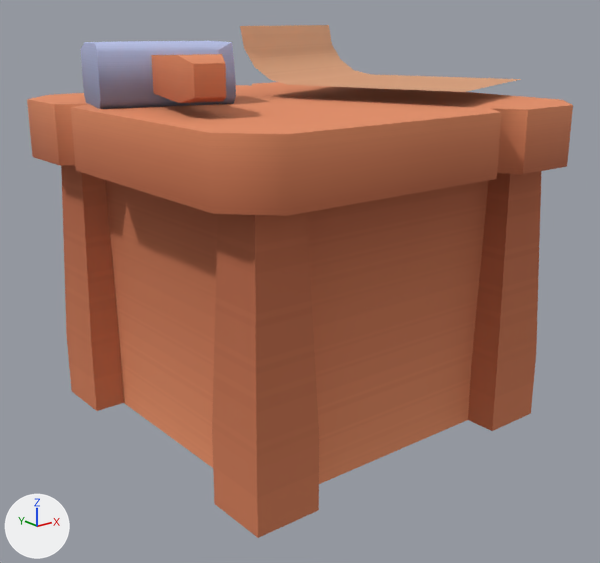
Before and after pictures for a commit that changed the glTF model Assets/UnityEve/Art/Models/survival/workbench.glb.
Both versions are drawn from a 50 mm lens placed at (-0.375, -0.475, 0.29), pointed at (0.001, -0.006, 0.102). Lighting does not change. The marker at lower left points along +X, +Y and +Z. The older version comes first. Where no turn or scale is listed for an object, it has been applied to the vertices. Vertices at exactly the same position are counted once.

Objects in the first picture: 'hammer', 'paper', 'workbench'.
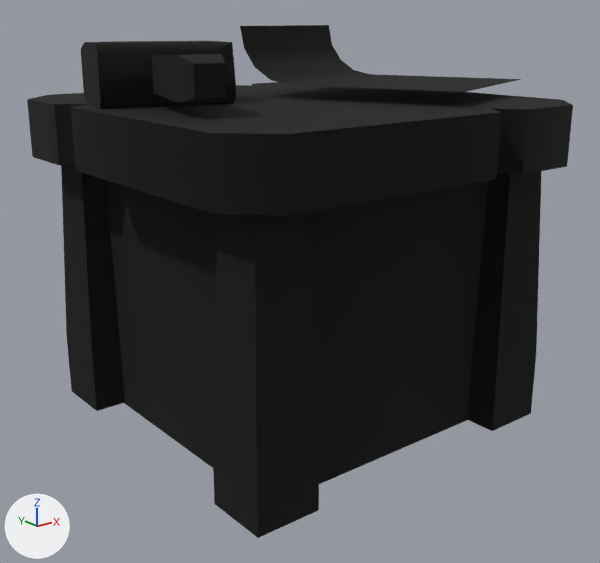
Where the newer file only moved an object's origin or applied its transform, the numbers keep the older frame.

The change in detail:
me_workbench has 95 vertices, 164 faces and spans x -0.148..0.148, y -0.148..0.148, z 0.0..0.237.
me_workbench is used by ob_workbench; location (0.0, 0.0, 0.0).
me_workbench part 1: 164 kept faces spanning x -0.148..0.148, y -0.148..0.148, z 0.0..0.237 get new texture (UV) coordinates.
me_paper has 12 vertices, 10 faces and spans x -0.097..0.097, y -0.105..0.105, z 0.01..0.05.
me_paper is used by ob_paper; location (0.0808, -0.0102, 0.2366).
me_paper part 2: 10 kept faces spanning x -0.097..0.097, y -0.105..0.105, z 0.01..0.05 get new texture (UV) coordinates.
me_hammer has 30 vertices, 52 faces and spans x -0.054..0.048, y -0.083..0.07, z 0.0..0.04.
me_hammer is used by ob_hammer; location (-0.0852, 0.0102, 0.2366).
me_hammer part 3: 52 kept faces spanning x -0.054..0.048, y -0.083..0.07, z 0.0..0.04 get new texture (UV) coordinates.

Pixel boxes [x1, y1, x2, y2] of what changed, in the pictures (600 x 563 px):
part 1 of me_workbench, surface changed (brown to black): [27, 82, 573, 538] in both
part 2 of me_paper, surface changed (brown to black): [240, 25, 521, 92] in both
part 3 of me_hammer, surface changed (darker): [80, 41, 236, 109] in both
